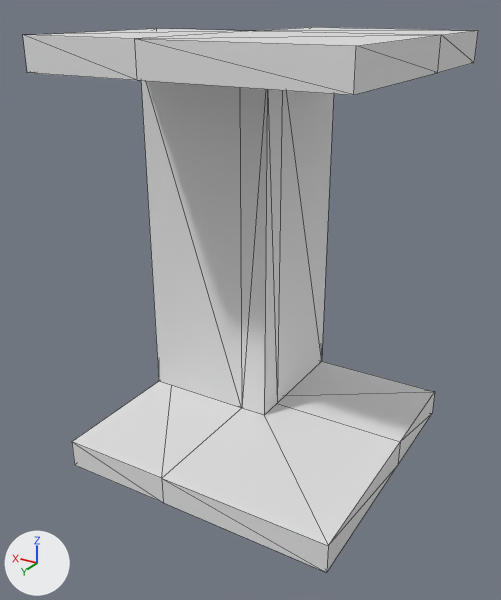
The glTF model assets/Module_Blocky/SM_WallCorner_Out_1x2_01a.glb: old version first, new version second.
Both versions are drawn from a 50 mm lens placed at (-2.22, 4.9, 2.87), pointed at (0.03, 1.15, 0.99). Lighting does not change. The marker at lower left points along +X, +Y and +Z. Mesh edges are drawn as thin lines. Where no turn or scale is listed for an object, it has been applied to the vertices. Vertices at the same position are counted once.

Objects in the first picture: 'SM_WallCorner_Out_1x2_01a'.
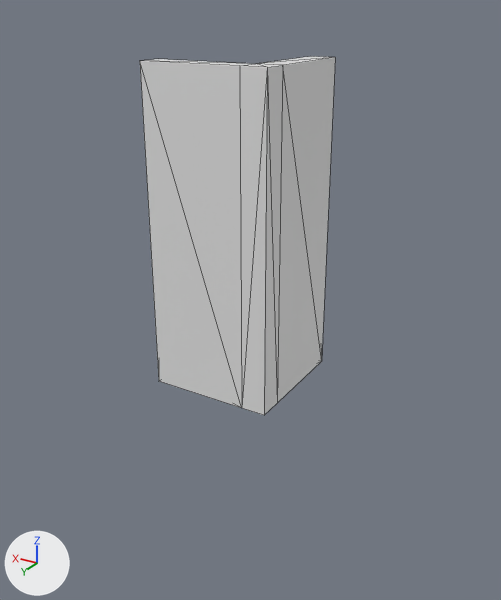
Changed parts and their boxes [x1, y1, x2, y2] in the pictures (501 x 600 px):
'SM_WallCorner_Out_1x2_01a', reshaped (57% narrower, 34% shorter)
    before: [23, 27, 478, 572]
    after: [140, 56, 335, 415]
part 1 of me_cube_039, deleted
    before: [72, 361, 435, 572]
part 2 of me_cube_039, cut back
    before: [23, 27, 478, 95]
    after: [258, 56, 333, 64]

The change in detail:
me_cube_039 is used by ob_sm_wallcorner_out_1x2_01a; location (0.0, 0.0, 0.0).
me_cube_039 had 48 vertices, 84 faces and spanned x -1.0..1.0, y 0.0..2.0, z -0.2..2.7.
me_cube_039 now has 16 vertices, 28 faces and spans x 0.0..1.0, y 0.0..1.0, z 0.0..2.5.
me_cube_039 part 1: the loose piece of 16 vertices spanning x -1.0..1.0, y 0.0..2.0, z -0.2..0.0 is deleted.
Part 2, on me_cube_039:
16 vertices are removed from x -1.0..1.0, y 0.0..2.0, z 2.5..2.7.
33 faces are deleted.
5 new faces join them.
